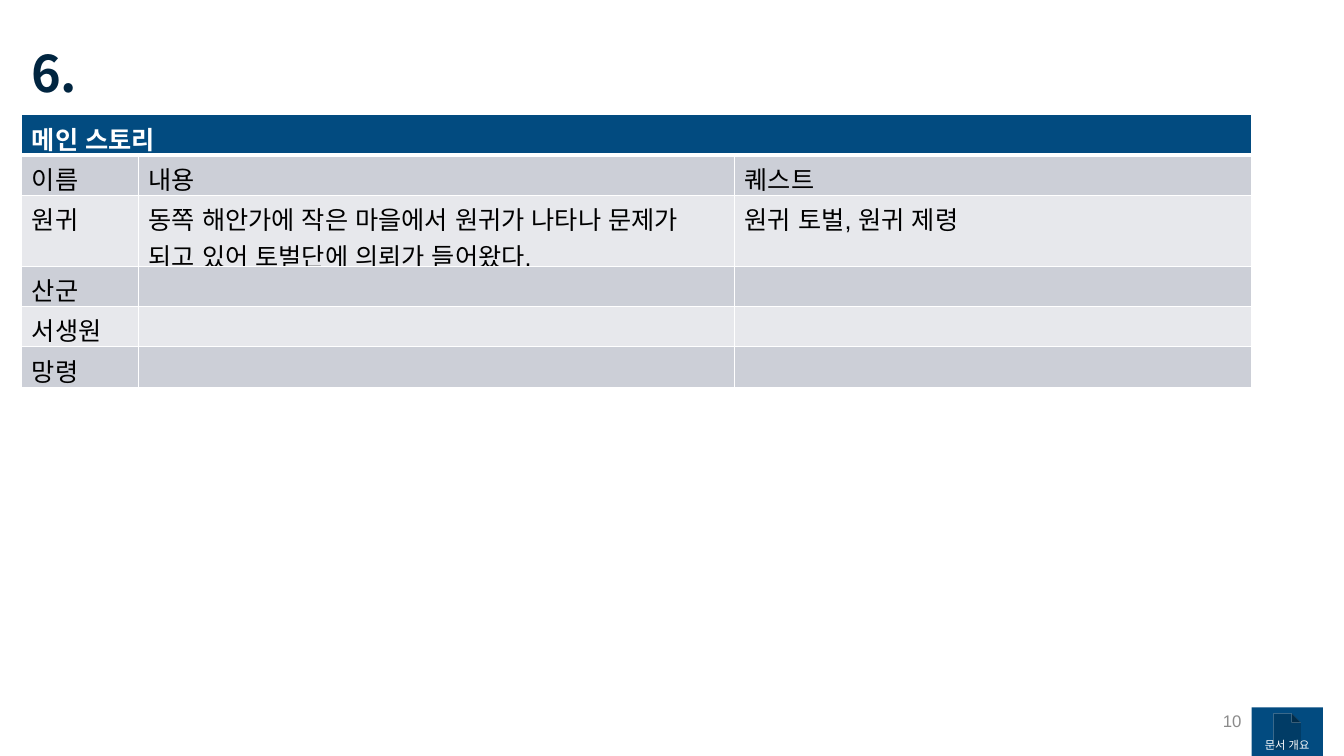
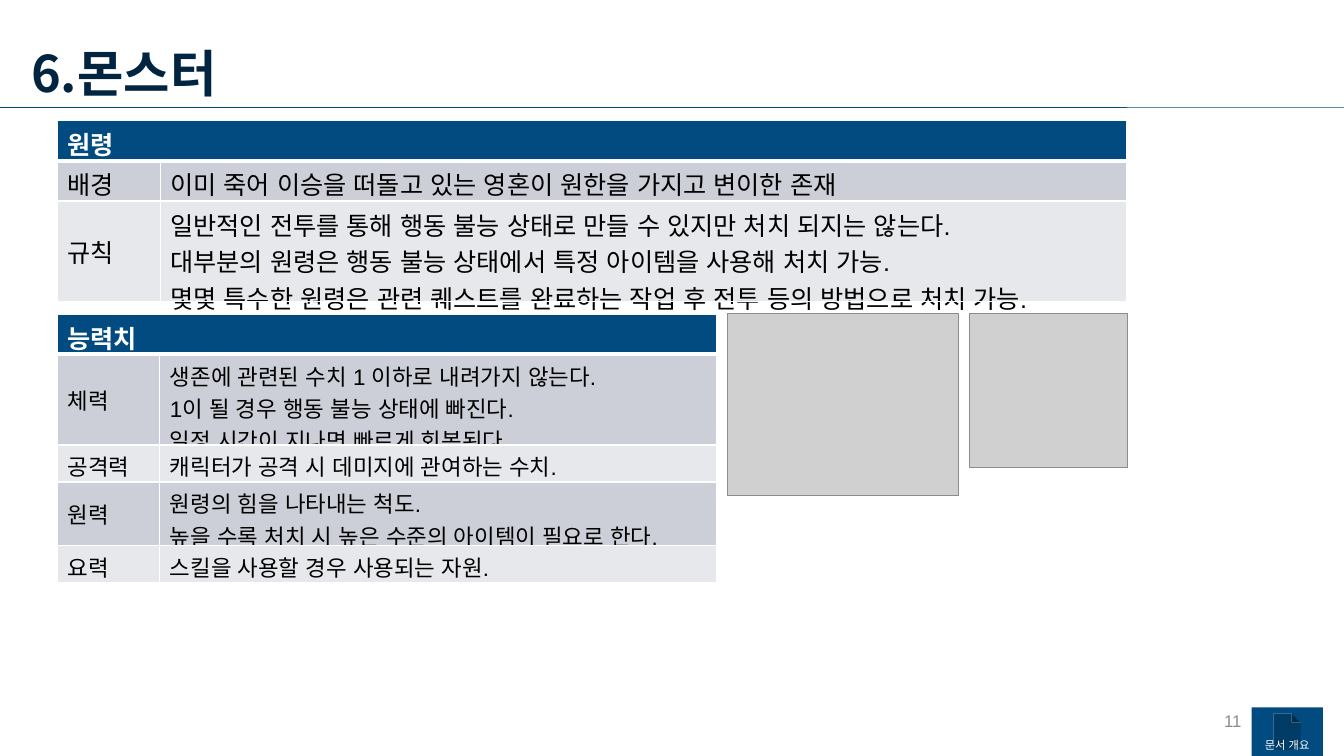
Before and after one commit to yjk0401/unityenginebasic_9th, a slide deck: slide 11 of 기획/메인 기획서.pptx (slide 10 before the commit). Drawn at 1344x756 pixels with LibreOffice and Linux fonts; fonts in the diff are those of the drawing; grey boxes stand for pictures. Boxes give left, top, right and bottom in pixels: in the first picture for what was removed or moved away, otherwise in the second. Text is boxed around its words. In the diff, an @@ line names an element or a change of style, - is before the commit and + after.

```diff
--- a/기획/메인 기획서.pptx
+++ b/기획/메인 기획서.pptx
@@ text at [31,49,216,97]: text changed @@
-6.
+6.몬스터
@@ line added from (0, 108) to (1344, 108), #024B80 0.5 pt @@
@@ table removed at [22,115,1252,387], 6 rows, 3 columns @@
-메인 스토리 |  | 
-이름 | 내용 | 퀘스트
-원귀 | 동쪽 해안가에 작은 마을에서 원귀가 나타나 문제가 되고 있어 토벌단에 의뢰가 들어왔다. | 원귀 토벌, 원귀 제령
-산군 |  | 
-서생원 |  | 
-망령 |  | 
@@ table added at [57,120,1127,318], 3 rows, 2 columns @@
+원령 | 
+배경 | 이미 죽어 이승을 떠돌고 있는 영혼이 원한을 가지고 변이한 존재
+규칙 | 일반적인 전투를 통해 행동 불능 상태로 만들 수 있지만 처치 되지는 않는다. / 대부분의 원령은 행동 불능 상태에서 특정 아이템을 사용해 처치 가능. / 몇몇 특수한 원령은 관련 퀘스트를 완료하는 작업 후 전투 등의 방법으로 처치 가능.
@@ table added at [57,314,717,583], 5 rows, 2 columns @@
+능력치 | 
+체력 | 생존에 관련된 수치 1 이하로 내려가지 않는다. / 1이 될 경우 행동 불능 상태에 빠진다. / 일정 시간이 지나면 빠르게 회복된다.
+공격력 | 캐릭터가 공격 시 데미지에 관여하는 수치.
+원력 | 원령의 힘을 나타내는 척도. / 높을 수록 처치 시 높은 수준의 아이템이 필요로 한다.
+요력 | 스킬을 사용할 경우 사용되는 자원.
@@ picture added at [728,314,959,495] @@
@@ picture added at [970,314,1128,467] @@
@@ page number at [1224,715,1241,727]: text changed @@
-10
+11
```
Also in this commit, not shown: 4 other slides changed, 14 slides added, 1 other file.
